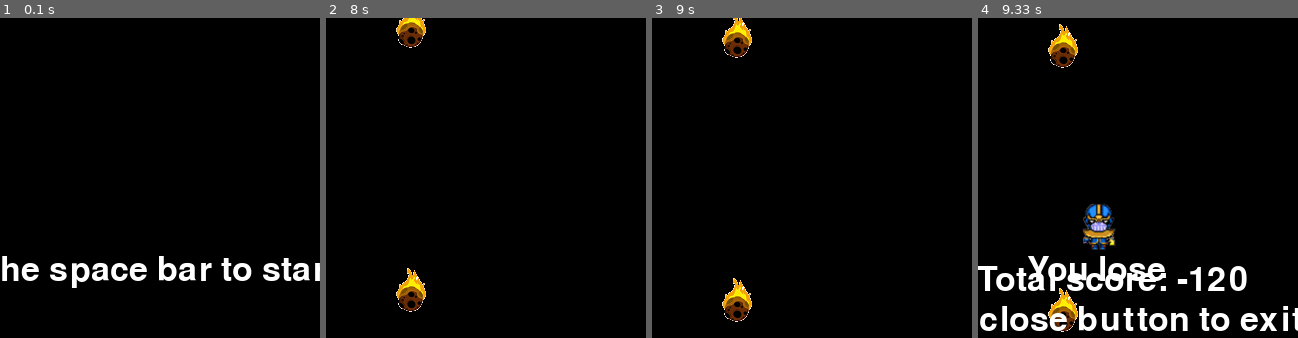
Above: before the commit, frames 1-4 (left to right).
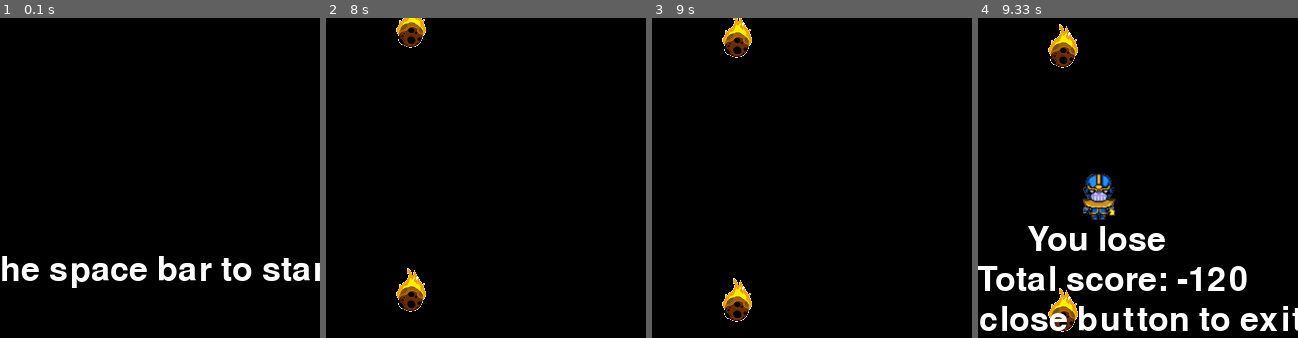
Above: after the commit, the same moments.

Repository: subminu/CS10
Game: pygame game, started from ThanosVSIronMan.py
The game is run twice, just before and just after one commit, with the same random seed, the same clock (stepped at 60 frames per second) and the same inputs.
Inputs:
- Up to frame 1 (0.1 s): no input
- Up to frame 2 (8 s): tap Space at 0.33, 0.73, 1.03, 1.3, 1.6, 1.73, 2.03, 2.4, 2.7, 2.9, 3.2, 3.4, 3.7, 3.9, 4.2, 4.47, 4.77, 4.9, 5.2, 6.07, 6.37, 6.57, 6.87, 7.07, 7.37 s; hold Left 0.67-1.2 s; hold Left 1.23-1.63 s; hold Right 1.67-2.3 s; hold Left 2.33-2.8 s; hold Right 2.83-3.3 s; hold Right 3.33-3.8 s; hold Left 3.83-4.37 s; hold Left 4.4-4.8 s; hold Right 4.83-5.47 s; hold Right 6-6.47 s; hold Right 6.5-6.97 s; hold Left 7-7.53 s
- Up to frame 3 (9 s): no input
- Up to frame 4 (9.33 s): no input
The pictures show only the part of the screen within x 31-81%, y 7-57%; the shares and areas given below are measured in that part.

Frames 1-3 are identical in both runs. In frame 4, 4.4% of the frame differs, in the area x 15-59%, y 48-83%.

Commit message:
ver 1.6 score

Diff:
--- a/ThanosVSIronMan.py
+++ b/ThanosVSIronMan.py
@@ -105,8 +105,8 @@
 def show_game_over(result):
     if result == 'Lose':
         lose_test = font.render("You lose", 3, (255, 255, 255))
-        screen.blit(lose_test,[250, 280])
-        screen.blit(Thanos, [305, 230])
+        screen.blit(lose_test,[250, 250])
+        screen.blit(Thanos, [305, 200])
     elif result == 'Win':
         win_text = font.render("You Win", 3, (255, 255, 255))
         screen.blit(win_text,[250, 250])
